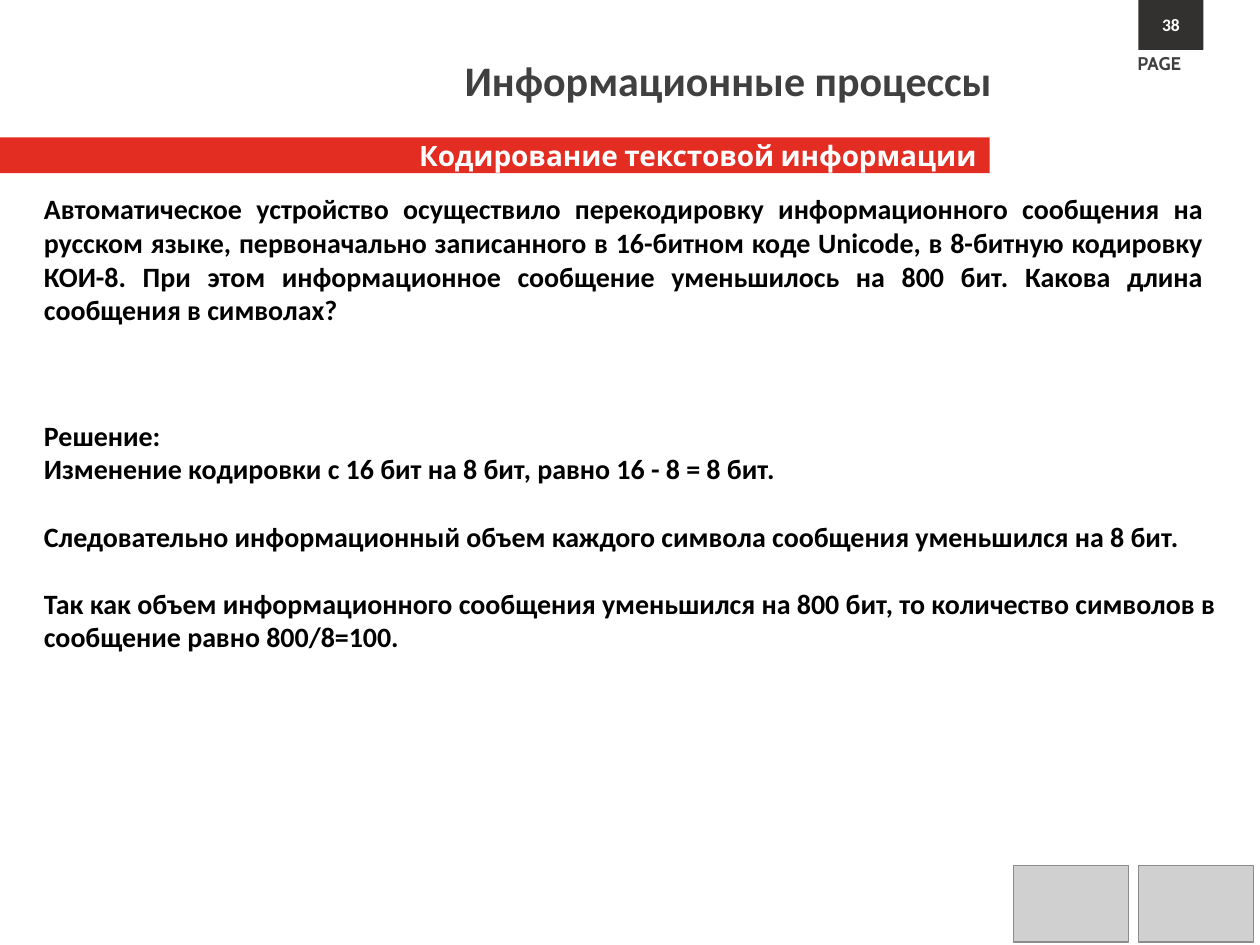
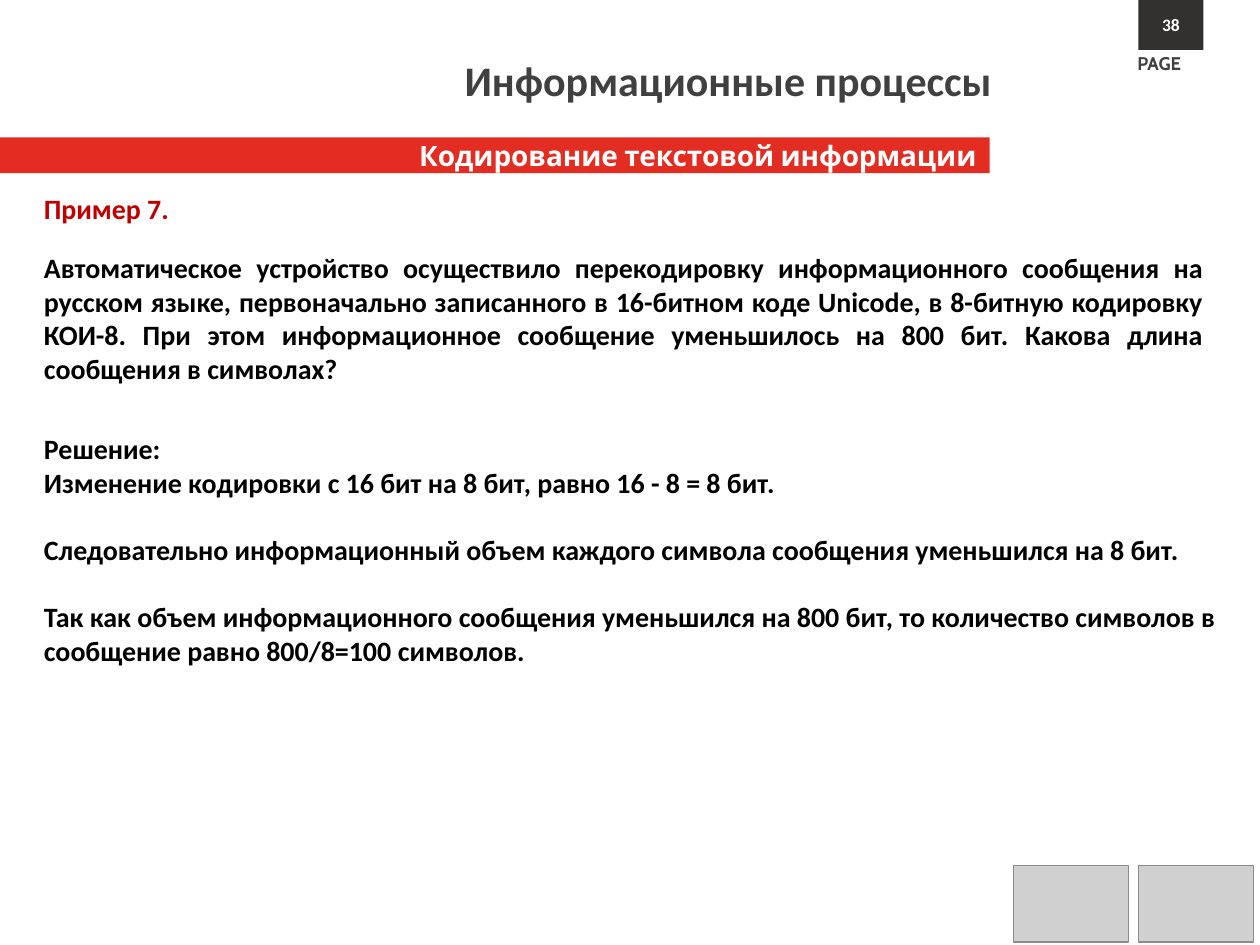
Before and after one commit to s1211001142/computer_science_course, a slide deck: slide 37 of Lectures/Л1.Информационные процессы.pptx (slide 38 before the commit). Drawn at 1260x945 pixels with LibreOffice and Linux fonts; fonts in the diff are those of the drawing; grey boxes stand for pictures; background and template pictures are left out. Boxes give left, top, right and bottom in pixels: in the first picture for what was removed or moved away, otherwise in the second. Text is boxed around its words. In the diff, an @@ line names an element or a change of style, - is before the commit and + after.

```diff
--- a/Lectures/Л1.Информационные процессы.pptx
+++ b/Lectures/Л1.Информационные процессы.pptx
@@ text at box(44, 201, 169, 224): paragraph added @@
+Пример 7.
@@ text "Решение:": place and size @@
-text "Решение:" at box(44, 428, 1215, 652)
+text "Решение:" at box(44, 441, 1215, 666)
@@ text at box(44, 607, 1215, 666): text changed @@
-Так как объем информационного сообщения уменьшился на 800 бит, то количество символов в сообщение равно 800/8=100.
+Так как объем информационного сообщения уменьшился на 800 бит, то количество символов в сообщение равно 800/8=100 символов.
```
Also in this commit, not shown: 36 other slides changed, 1 slide removed.
